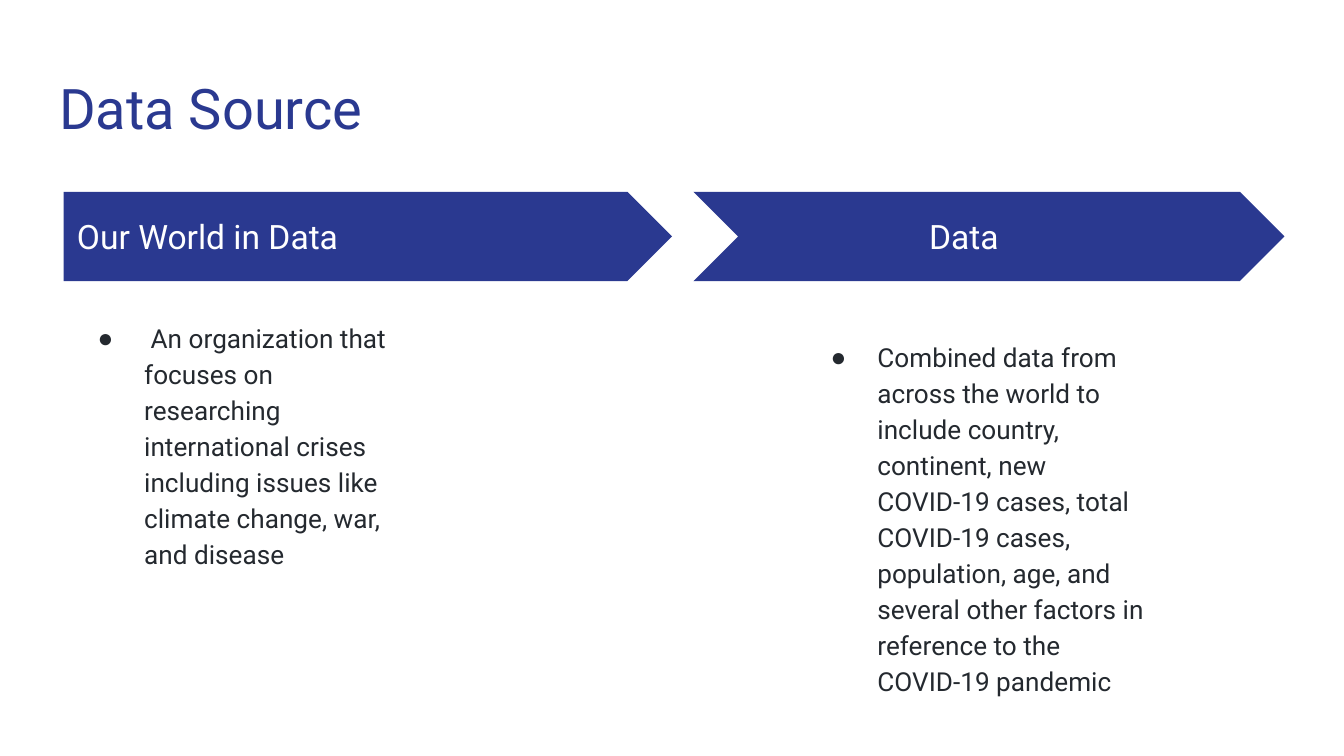
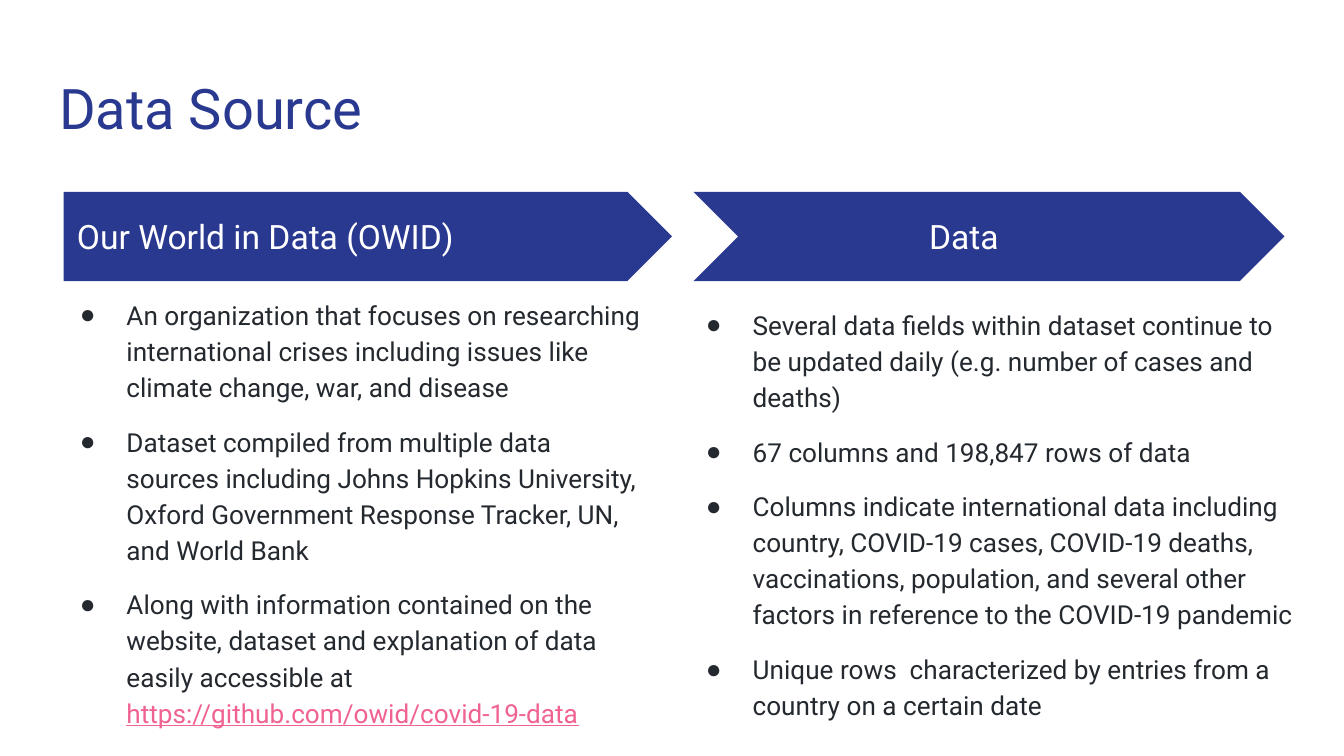
Before and after one commit to Magzzie/COVID-19_Analysis, a slide deck: slide 4 of COVID-19 Analysis.pptx. Drawn at 1344x756 pixels with LibreOffice and Linux fonts; fonts in the diff are those of the drawing. Boxes give left, top, right and bottom in pixels: in the first picture for what was removed or moved away, otherwise in the second. Text is boxed around its words. In the diff, an @@ line names an element or a change of style, - is before the commit and + after.

Commit message:
updating presentation slides

```diff
--- a/COVID-19 Analysis.pptx
+++ b/COVID-19 Analysis.pptx
@@ text at (77, 222, 453, 257): text changed @@
-Our World in Data
+Our World in Data (OWID)
@@ text "An organization that focuses on ...": place and size @@
-text "An organization that focuses on ..." at (144, 328, 386, 565)
+text "An organization that focuses on ..." at (126, 305, 639, 729)
@@ text at (753, 315, 1292, 685): text changed @@
-● Combined data from across the world to include country, continent, new COVID-19 cases, total COVID-19 cases, population, age, and several other factors in reference to the COVID-19 pandemic
+● Several data fields within dataset continue to be updated daily (e.g. number of cases and deaths)
+● 67 columns and 198,847 rows of data
+● Columns indicate international data including country, COVID-19 cases, COVID-19 deaths, vaccinations, population, and several other factors in reference to the COVID-19 pandemic
+● Unique rows characterized by entries from a country on a certain date
@@ text at (126, 432, 636, 729): paragraphs added @@
+● Dataset compiled from multiple data sources including Johns Hopkins University, Oxford Government Response Tracker, UN, and World Bank
+● Along with information contained on the website, dataset and explanation of data easily accessible at https://github.com/owid/covid-19-data
```
Also in this commit, not shown: 2 other slides changed, 3 slides added, 3 slides removed.
